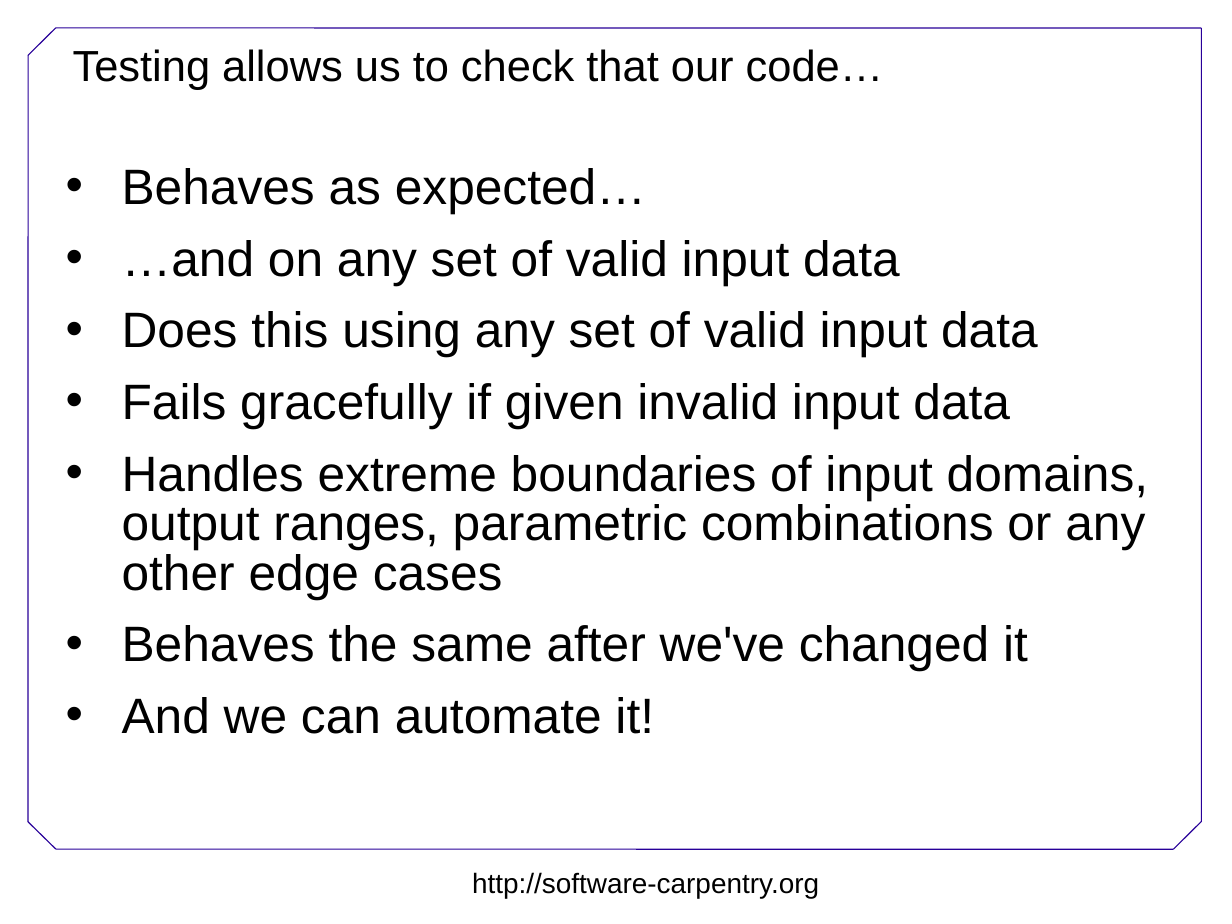
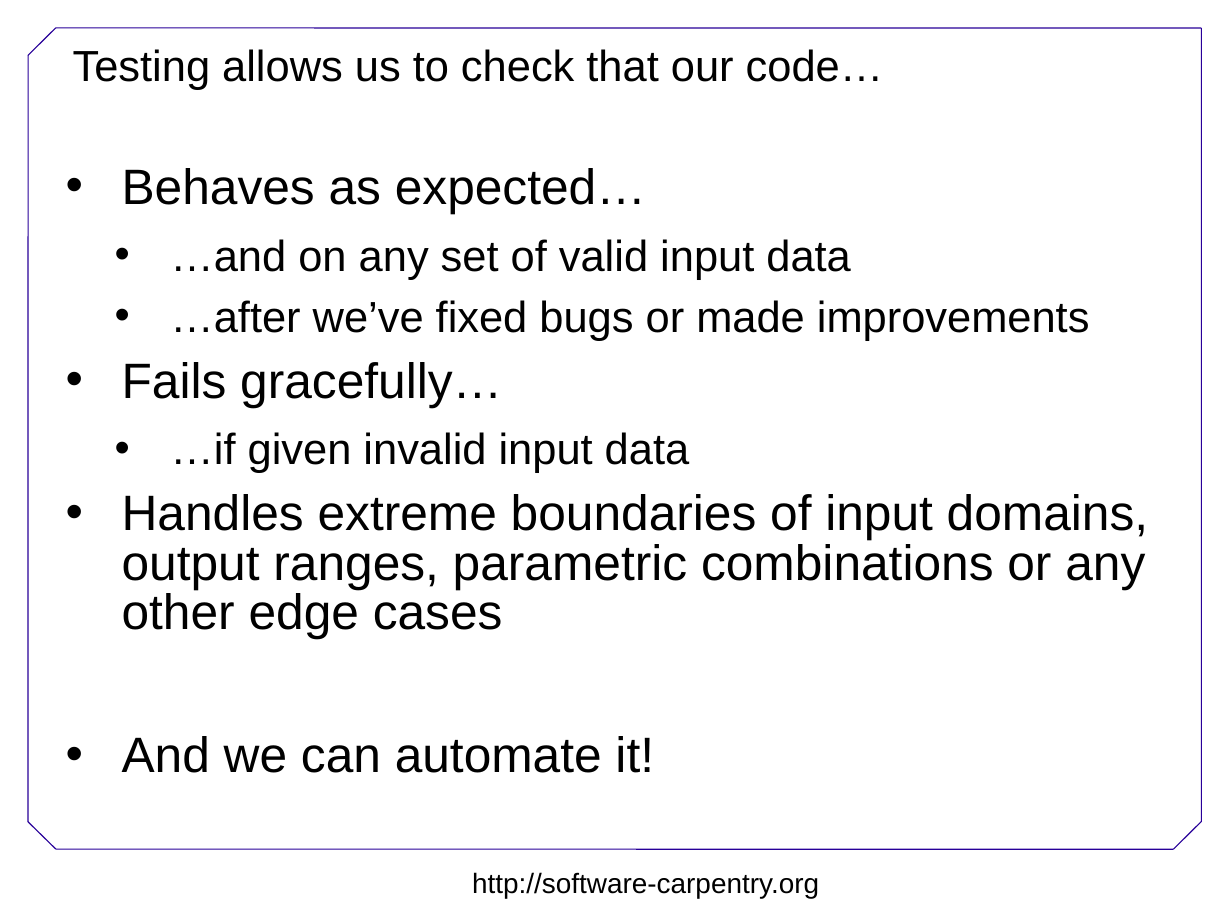
Before and after one commit to swcarpentry/DEPRECATED-boot-camps, a slide deck: slide 4 of testing/Testing.ppt. Drawn at 1232x924 pixels with LibreOffice and Linux fonts; fonts in the diff are those of the drawing; background and template pictures are left out. Boxes give left, top, right and bottom in pixels: in the first picture for what was removed or moved away, otherwise in the second. Text is boxed around its words. In the diff, an @@ line names an element or a change of style, - is before the commit and + after.

```diff
--- a/testing/Testing.ppt
+++ b/testing/Testing.ppt
@@ text at [170,239,851,280]: size 32 to 28 pt in "…and on any set of valid input ..."; list level 1 to 2 in "…and on any set of ..." @@
@@ text at [122,300,1090,473]: text changed; size 32 to 28 pt @@
-• Does this using any set of valid input data
-• Fails gracefully if given invalid input data
+  • …after we’ve fixed bugs or made improvements
+• Fails gracefully…
+  • …if given invalid input data
@@ text at [122,625,1028,671]: paragraph removed @@
-• Behaves the same after we've changed it
```
Also in this commit, not shown: 2 other slides changed, 3 other files.
